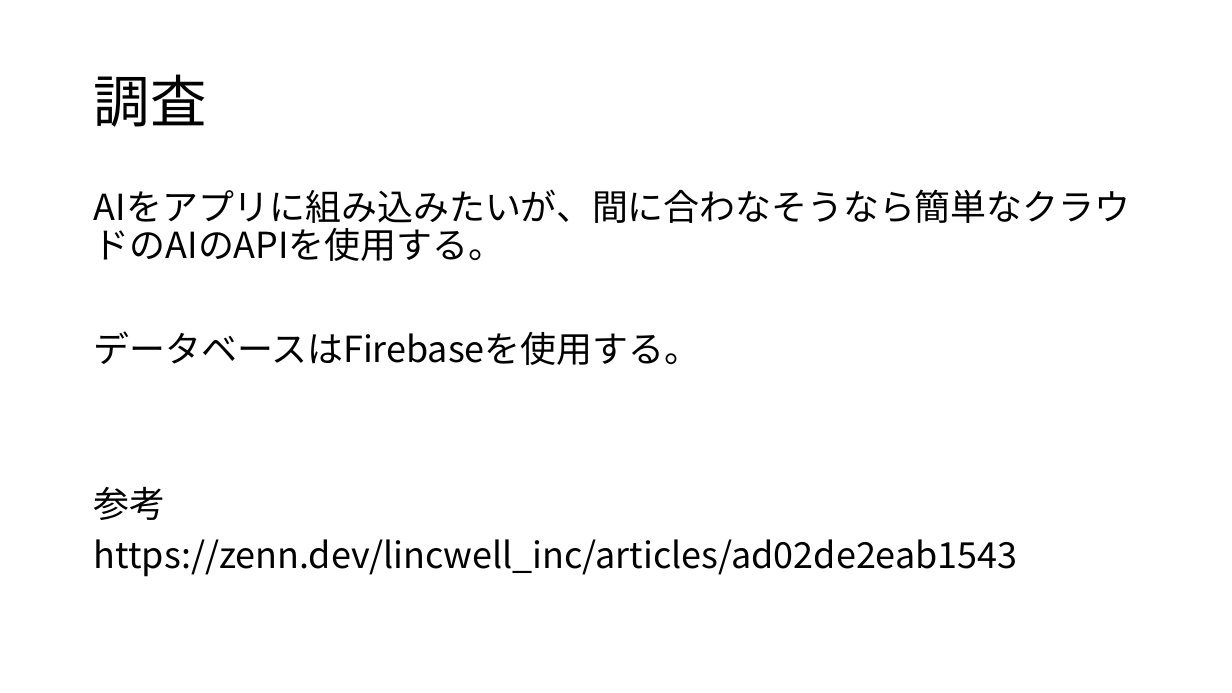
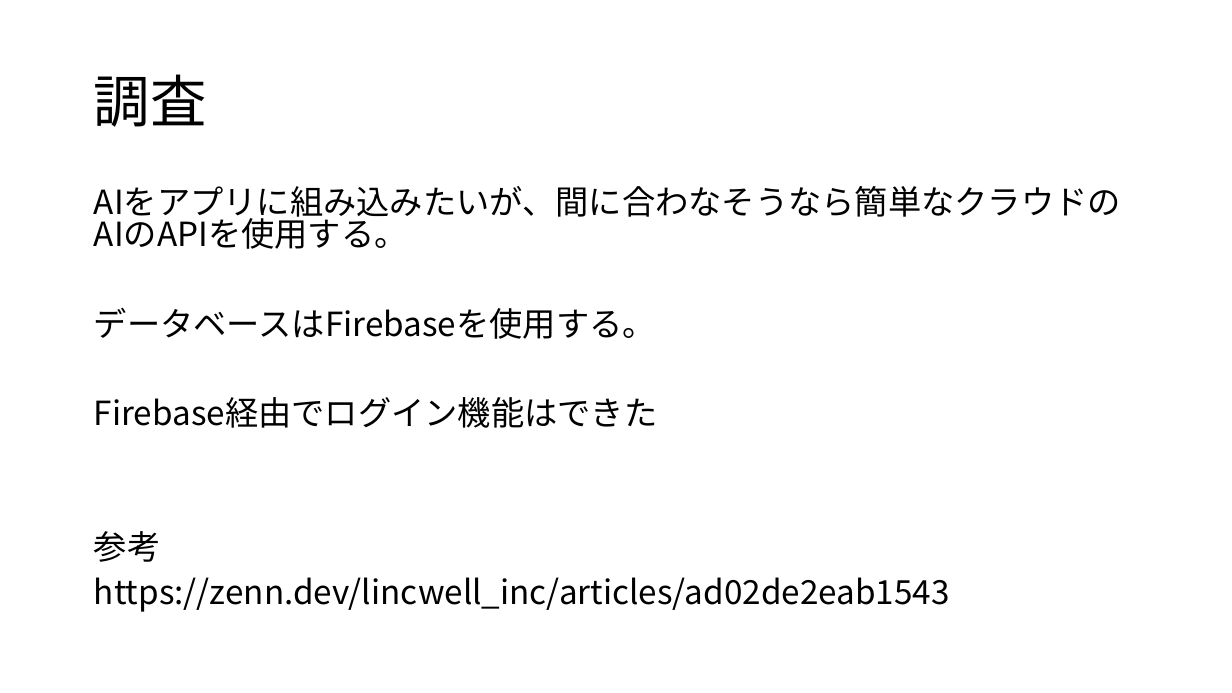
Before and after one commit to maaeda/chat-application, a slide deck: slide 3 of 仕様書.pptx. Drawn at 1232x693 pixels with LibreOffice and Linux fonts; fonts in the diff are those of the drawing. Boxes give left, top, right and bottom in pixels: in the first picture for what was removed or moved away, otherwise in the second. Text is boxed around its words. In the diff, an @@ line names an element or a change of style, - is before the commit and + after.

Commit message:
仕様書の更新

```diff
--- a/仕様書.pptx
+++ b/仕様書.pptx
@@ text at bbox=[94, 186, 1121, 612]: size 28 to 25.9 pt in "AIをアプリに組み込みたいが、間に合わなそうなら簡単なクラウドのAIのAPIを使用する。", "データベースはFirebaseを使用する。", "参考", "https://zenn.dev/lincwell_inc/articles/ad02de2eab1543"; line spacing 0.9 to 0.8 @@
@@ text at bbox=[94, 397, 657, 428]: paragraph added @@
+Firebase経由でログイン機能はできた
```
